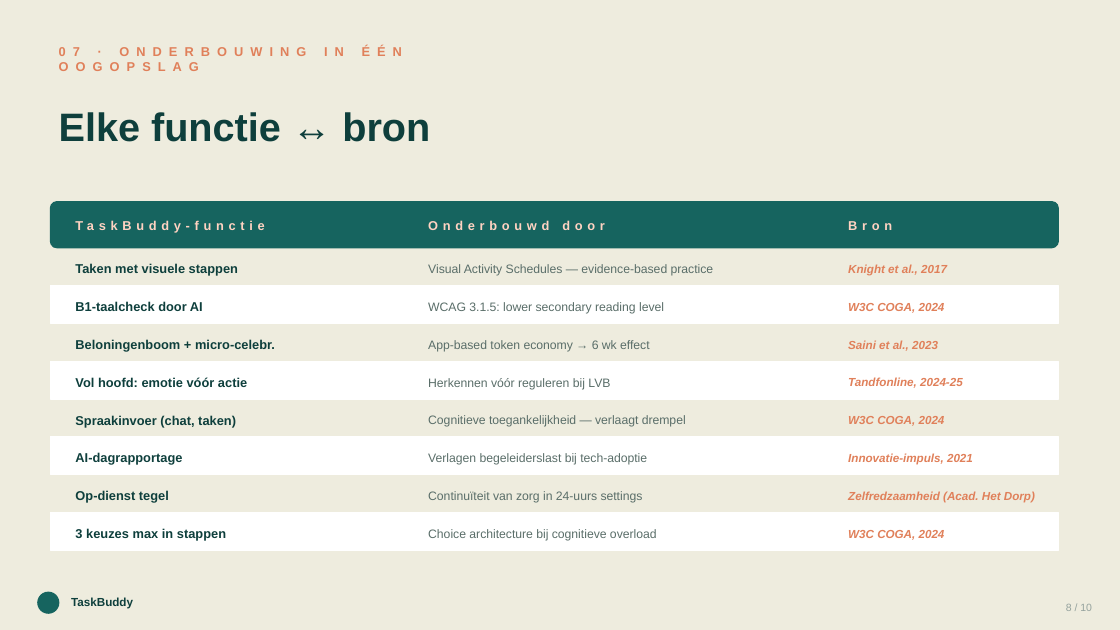
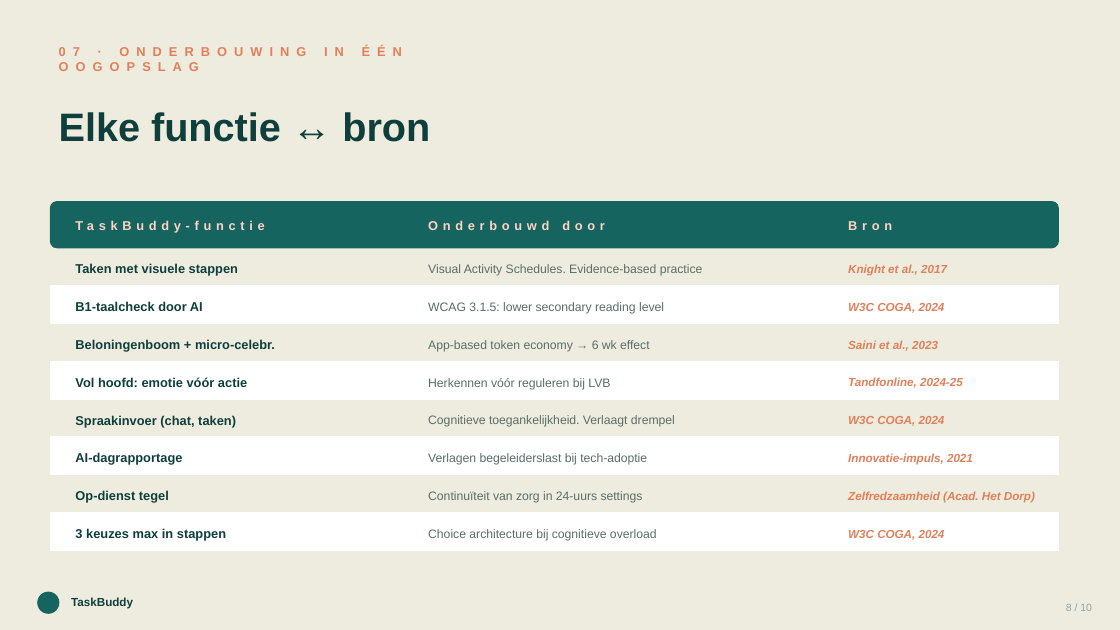
Before and after one commit to evelienbruns1999-debug/LVB-app, a slide deck: slide 8 of TaskBuddy-presentatie.pptx. Drawn at 1120x630 pixels with LibreOffice and Linux fonts; fonts in the diff are those of the drawing. Boxes give left, top, right and bottom in pixels: in the first picture for what was removed or moved away, otherwise in the second. Text is boxed around its words. In the diff, an @@ line names an element or a change of style, - is before the commit and + after.

```diff
--- a/TaskBuddy-presentatie.pptx
+++ b/TaskBuddy-presentatie.pptx
@@ text at bbox=[428, 264, 703, 276]: text changed @@
-Visual Activity Schedules — evidence-based practice
+Visual Activity Schedules. Evidence-based practice
@@ text at bbox=[428, 415, 675, 427]: text changed @@
-Cognitieve toegankelijkheid — verlaagt drempel
+Cognitieve toegankelijkheid. Verlaagt drempel
```
Also in this commit, not shown: 8 other slides changed.
